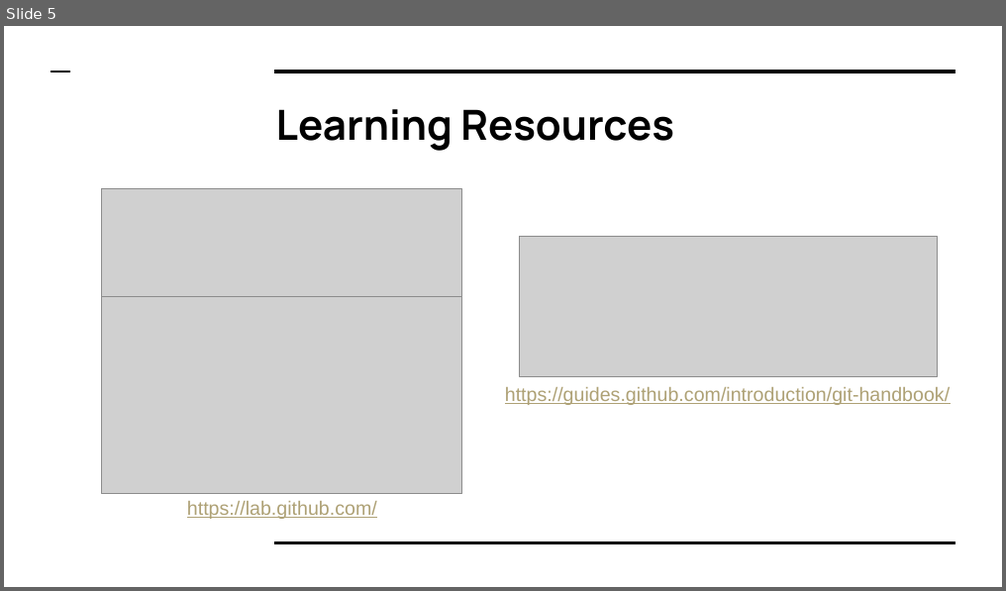
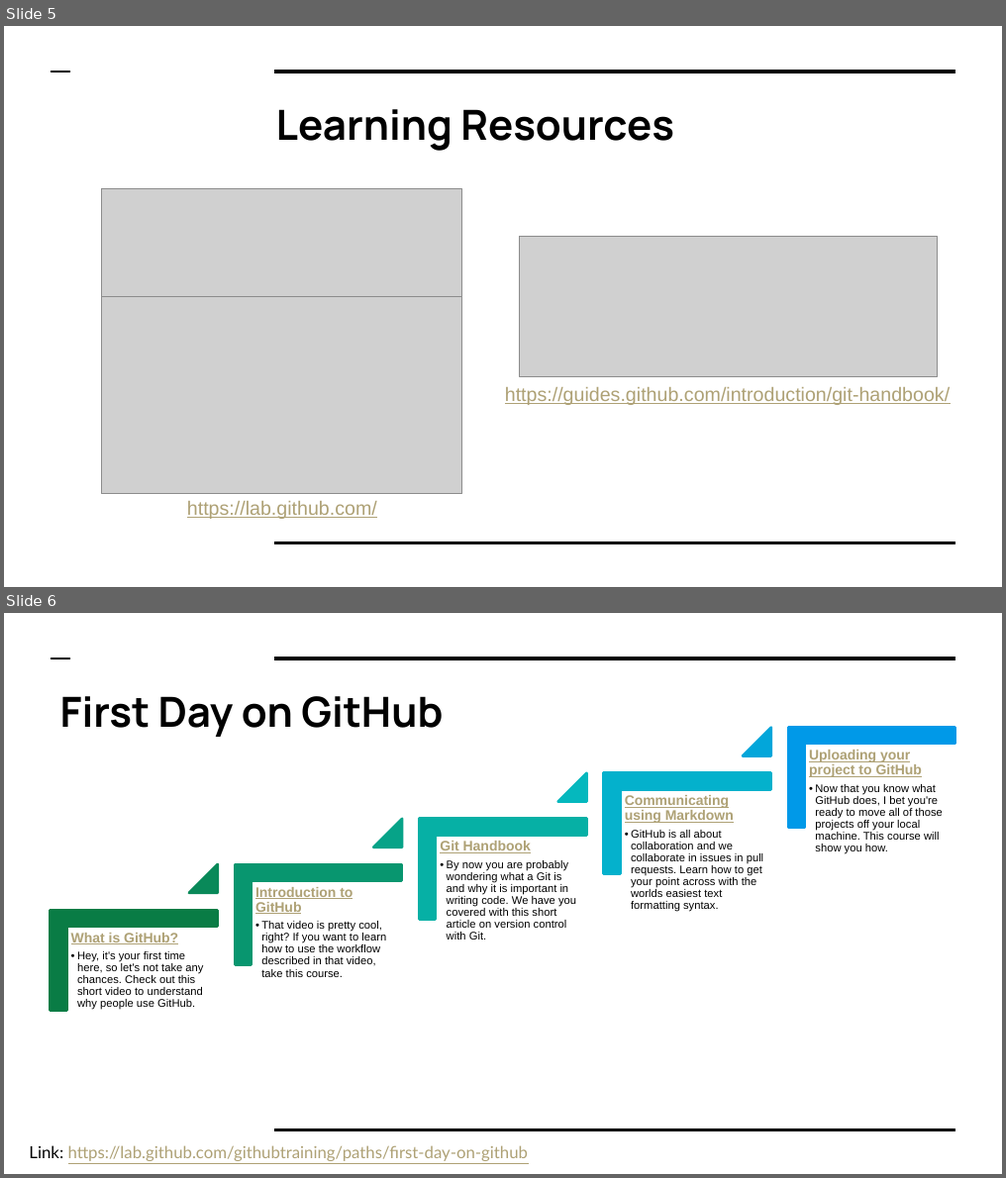
Before and after one commit to colbyford/DSBA6190-CloudComputing, a slide deck: 2 - Gitting Started/GittingStarted.pptx. Shown one above the other, each under a label of ours: slide 5 before the commit, slides 5 and 6 after it. The pictures are 1006x591 and 1006x1178 pixels, drawn with LibreOffice and Linux fonts; fonts in the diff are those of the drawing; grey boxes stand for pictures. Boxes give left, top, right and bottom in pixels: in the first picture for what was removed or moved away, otherwise in the second. Text is boxed around its words. In the diff, an @@ line names an element or a change of style, - is before the commit and + after.

```diff
--- a/2 - Gitting Started/GittingStarted.pptx
+++ b/2 - Gitting Started/GittingStarted.pptx
@@ slide 6 added at bbox=[4, 613, 1002, 1174], background #FFFFFF; not listed: 3 template elements that a slide beside it also shows @@
@@ title added at bbox=[60, 696, 443, 737], 30 pt, text #000000, bold @@
+First Day on GitHub
@@ group added at bbox=[51, 727, 955, 1010]: 5 corners, 5 texts, 4 triangles @@
+What is GitHub?
+  • Hey, it's your first time here, so let's not take any chances. Check out this short video to understand why people use GitHub.
+Introduction to GitHub
+  • That video is pretty cool, right? If you want to learn how to use the workflow described in that video, take this course.
+Git Handbook
+  • By now you are probably wondering what a Git is and why it is important in writing code. We have you covered with this short article on version control with Git.
+Communicating using Markdown
+  • GitHub is all about collaboration and we collaborate in issues in pull requests. Learn how to get your point across with the worlds easiest text formatting syntax.
+Uploading your project to GitHub
+  • Now that you know what GitHub does, I bet you're ready to move all of those projects off your local machine. This course will show you how.
@@ text added at bbox=[29, 1146, 528, 1161], 12 pt, text #AEA175, underline @@
+Link: https://lab.github.com/githubtraining/paths/first-day-on-github
```
